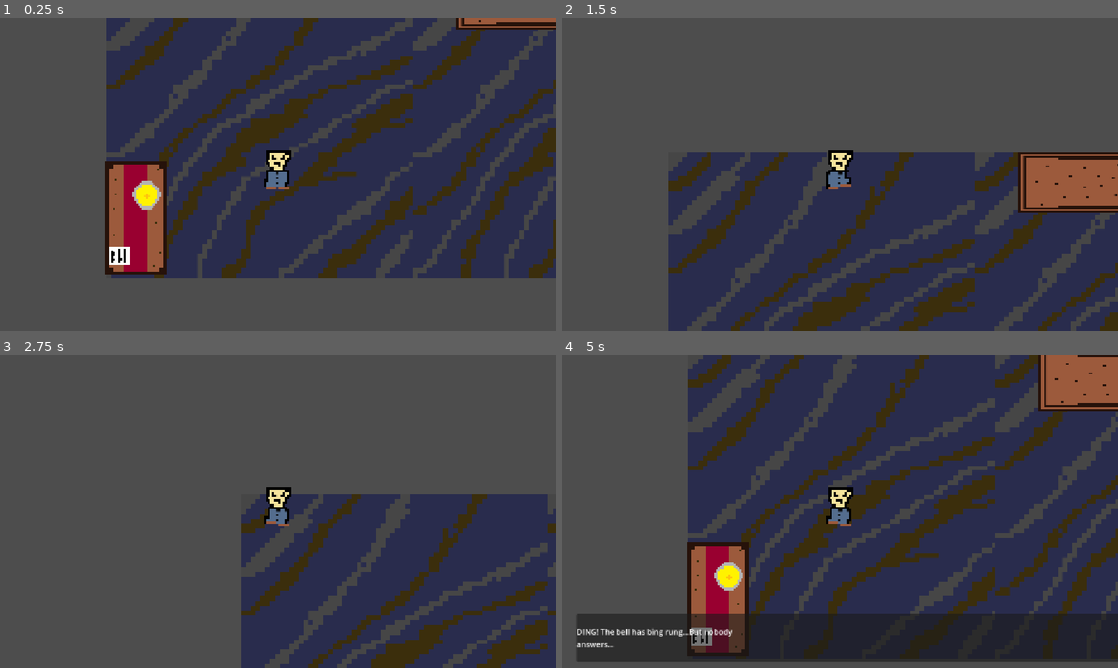
Above: before the commit, frames 1-4 (two rows, left to right).
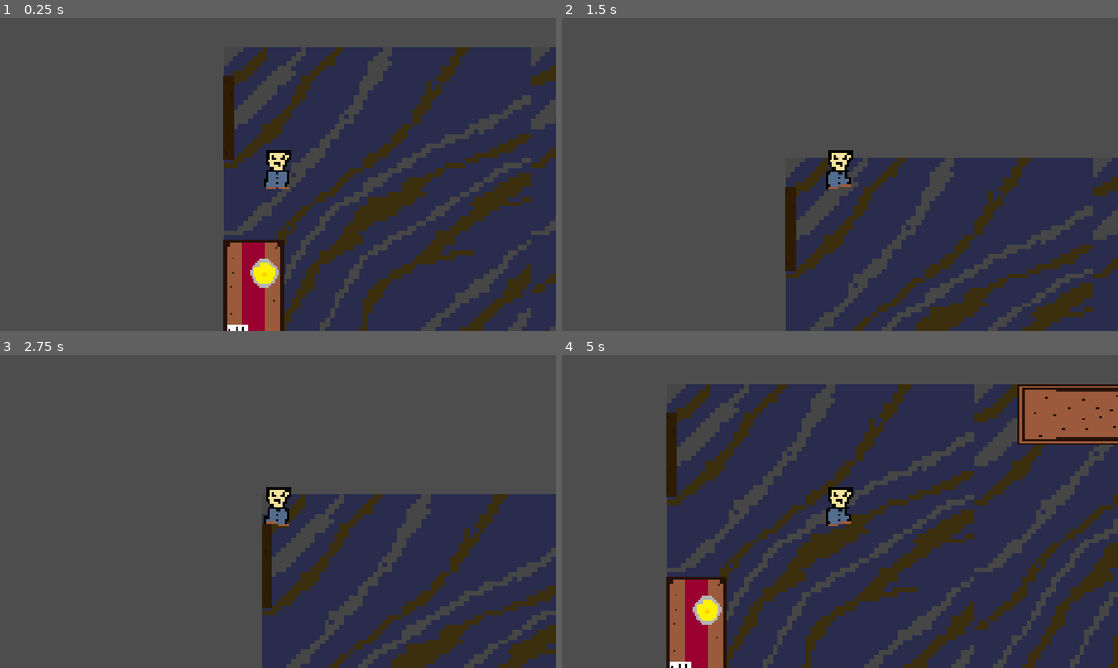
Above: after the commit, the same moments.

Repository: szilveszterbiro7/week3
Game: Godot game, scene res://Scenes/room_1.tscn
Two runs of this game, one before a commit and one after it. Both use one fixed random seed, a clock stepped at 60 frames per second and the inputs below.
Inputs (mouse positions are in pixels of both pictures, inside the frame that each line leads up to):
- Up to frame 1 (0.25 s): no input
- Up to frame 2 (1.5 s): tap Enter at 0.5 s; move the mouse to (812, 237) at 0.52 s; hold E (interact) 0.53-1.28 s; hold W (up) from 0.53 s (still down); click (812, 237) at 0.67 s; move the mouse to (1006, 221) at 1.27 s; tap E (interact) at 1.35 s
- Up to frame 3 (2.75 s): move the mouse to (111, 464) at 2.02 s; release W (up) at 2.03 s; hold A (left) from 2.03 s (still down); hold E (interact) from 2.03 s (still down); tap Alt at 2.1 s
- Up to frame 4 (5 s): move the mouse to (867, 511) at 2.77 s; release E (interact) at 2.78 s; tap Shift at 2.85 s; click (867, 511) at 2.92 s; tap E (interact) at 3.05, 4.35 s; move the mouse to (756, 433) at 3.52 s; release A (left) at 3.53 s; hold S (down) 3.53-4.28 s; hold E (interact) 3.53-4.28 s; move the mouse to (962, 495) at 4.27 s; hold D (right) from 4.28 s (still down)

The runs differ from the first frame. In frame 1, 49% of the frame differs, in the area x 18-100%, y 0-100%; in frame 2, 27%; in frame 3, 16%; in frame 4, 50%, in the area x 2-100%, y 0-100%.

Commit message:
Added functional doors, a new room and usable key

Diff:
--- a/Scenes/bell.gd
+++ b/Scenes/bell.gd
@@ -2,15 +2,14 @@
 
 
 var player_nearby=false
-var bell_ring=false
 
 @onready var dialogue_manager=get_node("/root/Room1/CanvasLayer")
 
 func _process(_delta):
 	if player_nearby and not dialogue_manager.dialogue_active:
 		if Input.is_action_just_pressed("interact"):
-			if not bell_ring:
-				bell_ring=true
+			if not GameManager.bell_rung:
+				GameManager.bell_rung=true
 				dialogue_manager.show_dialogue("DING! The bell has bing rung...But nobody answers...")
 			else:
 				dialogue_manager.show_dialogue("You have already rung the bell.")
--- /dev/null
+++ b/Scenes/corridor.tscn
@@ -0,0 +1,86 @@
+[gd_scene format=3 uid="uid://dynywisn164nm"]
+
+[ext_resource type="Texture2D" uid="uid://cbhdox2hdakrl" path="res://assets/Corridor.png" id="1_xpux2"]
+[ext_resource type="PackedScene" uid="uid://b3f37gv756mx" path="res://Scenes/player.tscn" id="2_2vq4e"]
+[ext_resource type="Script" uid="uid://b381ef8xfl7bo" path="res://Scenes/door_back.gd" id="3_ur0cb"]
+[ext_resource type="Texture2D" uid="uid://0gr6obs6gadu" path="res://assets/Door1.png" id="4_qu0ax"]
+[ext_resource type="Texture2D" uid="uid://dvrek6a887rnb" path="res://assets/Room6Door.png" id="5_qu0ax"]
+[ext_resource type="Script" uid="uid://bn035so6yyuj6" path="res://Scenes/room_6_door.gd" id="5_vcl1g"]
+[ext_resource type="PackedScene" uid="uid://c00xprf463ypd" path="res://Scenes/dialogue_ui.tscn" id="7_uo6lr"]
+
+[sub_resource type="SegmentShape2D" id="SegmentShape2D_ce5me"]
+a = Vector2(216, 889)
+b = Vector2(214, -97)
+
+[sub_resource type="SegmentShape2D" id="SegmentShape2D_2tox5"]
+a = Vector2(748, -2)
+b = Vector2(-40, -4)
+
+[sub_resource type="RectangleShape2D" id="RectangleShape2D_ce5me"]
+size = Vector2(181, 43.5)
+
+[sub_resource type="RectangleShape2D" id="RectangleShape2D_2tox5"]
+size = Vector2(194, 53)
+
+[node name="Corridor" type="Node2D" unique_id=1120873518]
+
+[node name="Floor" type="Sprite2D" parent="." unique_id=2002235301]
+position = Vector2(341, 406)
+scale = Vector2(0.43229166, 0.7074653)
+texture = ExtResource("1_xpux2")
+
+[node name="Player" parent="." unique_id=2025846468 instance=ExtResource("2_2vq4e")]
+position = Vector2(341, 730)
+
+[node name="StaticBody2D" type="StaticBody2D" parent="." unique_id=1575676015]
+
+[node name="Wall" type="CollisionShape2D" parent="StaticBody2D" unique_id=1481035334]
+shape = SubResource("SegmentShape2D_ce5me")
+
+[node name="StaticBody2D2" type="StaticBody2D" parent="." unique_id=1357432585]
+
+[node name="Wall2" type="CollisionShape2D" parent="StaticBody2D2" unique_id=335209892]
+position = Vector2(254, 2)
+shape = SubResource("SegmentShape2D_ce5me")
+
+[node name="StaticBody2D3" type="StaticBody2D" parent="." unique_id=85125190]
+
+[node name="Wall4" type="CollisionShape2D" parent="StaticBody2D3" unique_id=585764611]
+shape = SubResource("SegmentShape2D_2tox5")
+
+[node name="StaticBody2D4" type="StaticBody2D" parent="." unique_id=1648973188]
+
+[node name="Wall5" type="CollisionShape2D" parent="StaticBody2D4" unique_id=1902847568]
+position = Vector2(-23, 821)
+shape = SubResource("SegmentShape2D_2tox5")
+
+[node name="DoorBack" type="Area2D" parent="." unique_id=1263679543]
+script = ExtResource("3_ur0cb")
+
+[node name="CollisionShape2D" type="CollisionShape2D" parent="DoorBack" unique_id=845616752]
+position = Vector2(339.5, 793.75)
+shape = SubResource("RectangleShape2D_ce5me")
+
+[node name="Sprite2D" type="Sprite2D" parent="DoorBack" unique_id=860345440]
+position = Vector2(338.875, 807)
+scale = Vector2(0.85156244, 0.059374884)
+texture = ExtResource("4_qu0ax")
+
+[node name="Room6Door" type="Area2D" parent="." unique_id=1831075659]
+script = ExtResource("5_vcl1g")
+
+[node name="Sprite2D" type="Sprite2D" parent="Room6Door" unique_id=1605838113]
+position = Vector2(340, -120.99999)
+scale = Vector2(0.58124995, 0.37187502)
+texture = ExtResource("5_qu0ax")
+
+[node name="CollisionShape2D" type="CollisionShape2D" parent="Room6Door" unique_id=1725543542]
+position = Vector2(340, 26.5)
+shape = SubResource("RectangleShape2D_2tox5")
+
+[node name="CanvasLayer" parent="." unique_id=239972829 instance=ExtResource("7_uo6lr")]
+
+[connection signal="body_entered" from="DoorBack" to="DoorBack" method="_on_body_entered"]
+[connection signal="body_exited" from="DoorBack" to="DoorBack" method="_on_body_exited"]
+[connection signal="body_entered" from="Room6Door" to="Room6Door" method="_on_body_entered"]
+[connection signal="body_exited" from="Room6Door" to="Room6Door" method="_on_body_exited"]
--- /dev/null
+++ b/Scenes/dialogue_ui.tscn
@@ -0,0 +1,31 @@
+[gd_scene format=3 uid="uid://c00xprf463ypd"]
+
+[ext_resource type="Script" uid="uid://dv3pbae5mciri" path="res://Scenes/dialouge.gd" id="1_q8n66"]
+
+[node name="CanvasLayer" type="CanvasLayer" unique_id=239972829]
+script = ExtResource("1_q8n66")
+
+[node name="Panel" type="Panel" parent="." unique_id=1588313097]
+custom_minimum_size = Vector2(400, 100)
+anchors_preset = 12
+anchor_top = 1.0
+anchor_right = 1.0
+anchor_bottom = 1.0
+offset_left = 30.0
+offset_top = -112.0
+offset_right = 30.0
+offset_bottom = -12.0
+grow_horizontal = 2
+grow_vertical = 0
+
+[node name="MarginContainer" type="MarginContainer" parent="Panel" unique_id=1141275124]
+layout_mode = 0
+offset_right = 40.0
+offset_bottom = 40.0
+
+[node name="Label" type="Label" parent="Panel/MarginContainer" unique_id=188911510]
+custom_minimum_size = Vector2(400, 100)
+layout_mode = 2
+text = "Table text1"
+vertical_alignment = 1
+autowrap_mode = 3
--- /dev/null
+++ b/Scenes/door.gd
@@ -0,0 +1,17 @@
+extends Area2D
+
+
+var player_nearby=false
+
+@onready var dialogue_manager=get_node("/root/Room1/CanvasLayer")
+
+func _process(_delta):
+	if player_nearby and not dialogue_manager.dialogue_active:
+		if Input.is_action_just_pressed("interact"):
+			get_tree().change_scene_to_file("res://Scenes/corridor.tscn")
+func _on_body_entered(body: Node2D) -> void:
+	if body.name=="Player":
+		player_nearby=true
+func _on_body_exited(body: Node2D) -> void:
+	if body.name=="Player":
+		player_nearby=false
--- /dev/null
+++ b/Scenes/door_back.gd
@@ -0,0 +1,14 @@
+extends Area2D
+
+
+var player_nearby=false
+
+func _process(_delta):
+	if player_nearby and Input.is_action_just_pressed("interact"):
+		get_tree().change_scene_to_file("res://Scenes/room_1.tscn")
+func _on_body_entered(body):
+	if body.name=="Player":
+		player_nearby=true
+func _on_body_exited(body):
+	if body.name=="Player":
+		player_nearby=false
--- a/Scenes/interactable.gd
+++ b/Scenes/interactable.gd
@@ -4,13 +4,12 @@
 var player_nearby=false
 
 @onready var dialogue_manager=get_node("/root/Room1/CanvasLayer")
-@onready var bell=get_node("/root/Room1/Bell")
 @onready var inspection=get_node("/root/Room1/Tabletop")
 
 func _process(_delta):
 	if player_nearby and not dialogue_manager.dialogue_active and not inspection.inspect_active:
 		if Input.is_action_just_pressed("interact"):
-			if bell.bell_ring:
+			if GameManager.bell_rung:
 				inspection.open_inspection()
 			else:
 				dialogue_manager.show_dialogue("I should ring the reception bell first.\nPress E to exit.")
--- a/Scenes/player.gd
+++ b/Scenes/player.gd
@@ -6,12 +6,13 @@
 @onready var animated_sprite = $AnimatedSprite2D
 
 var move_direction:  Vector2=Vector2.ZERO
+var tabletop = get_node_or_null("../Tabletop")
 
 func _physics_process(_delta: float) -> void:
 	movement_loop()
 
 func movement_loop() -> void:
-	if get_node("/root/Room1/Tabletop").inspect_active:
+	if tabletop!=null and tabletop.inspect_active:
 		velocity=Vector2.ZERO
 		move_and_slide()
 		return
--- a/Scenes/room_1.tscn
+++ b/Scenes/room_1.tscn
@@ -4,12 +4,14 @@
 [ext_resource type="Texture2D" uid="uid://bwpscbt4kh5sq" path="res://assets/Floor2.png" id="2_m8co2"]
 [ext_resource type="Script" uid="uid://uiy6hvclf6qd" path="res://Scenes/interactable.gd" id="3_isvj2"]
 [ext_resource type="Texture2D" uid="uid://2glt334yx325" path="res://assets/table.png" id="4_uu0ng"]
-[ext_resource type="Script" uid="uid://dv3pbae5mciri" path="res://Scenes/dialouge.gd" id="5_uu0ng"]
+[ext_resource type="PackedScene" uid="uid://c00xprf463ypd" path="res://Scenes/dialogue_ui.tscn" id="5_le3mp"]
 [ext_resource type="Texture2D" uid="uid://cb3myih8xi3jx" path="res://assets/reception.png" id="6_gn78r"]
 [ext_resource type="Script" uid="uid://c34ywk2au2win" path="res://Scenes/bell.gd" id="7_vxiu1"]
 [ext_resource type="Texture2D" uid="uid://d3e703tghr2i1" path="res://assets/Bell.png" id="8_xf8eb"]
 [ext_resource type="Script" uid="uid://dysebp4hkdkcl" path="res://Scenes/table_inspect.gd" id="9_8ybfm"]
 [ext_resource type="Texture2D" uid="uid://b3pa7wi4gs8nj" path="res://assets/Tabletop.png" id="9_xf8eb"]
+[ext_resource type="Script" uid="uid://ddjm8sxvqq423" path="res://Scenes/door.gd" id="11_le3mp"]
+[ext_resource type="Texture2D" uid="uid://0gr6obs6gadu" path="res://assets/Door1.png" id="11_rxny8"]
 
 [sub_resource type="SegmentShape2D" id="SegmentShape2D_0gevy"]
 a = Vector2(-13, 1121)
@@ -34,11 +36,14 @@
 [sub_resource type="StyleBoxFlat" id="StyleBoxFlat_ce5me"]
 bg_color = Color(1, 1, 0.8980392, 1)
 
+[sub_resource type="RectangleShape2D" id="RectangleShape2D_x6n8h"]
+size = Vector2(46.5, 182)
+
 [node name="Room1" type="Node2D" unique_id=2094689066]
 position = Vector2(-286, -410)
 
 [node name="Player" parent="." unique_id=2025846468 instance=ExtResource("1_0gevy")]
-position = Vector2(601, 861)
+position = Vector2(357, 699)
 
 [node name="StaticBody2D" type="StaticBody2D" parent="." unique_id=1108526331]
 position = Vector2(-209, 283)
@@ -98,33 +103,7 @@
 position = Vector2(1152, 506)
 shape = SubResource("RectangleShape2D_2tox5")
 
-[node name="CanvasLayer" type="CanvasLayer" parent="." unique_id=1721621553]
-script = ExtResource("5_uu0ng")
-
-[node name="Panel" type="Panel" parent="CanvasLayer" unique_id=907628410]
-custom_minimum_size = Vector2(400, 100)
-anchors_preset = 12
-anchor_top = 1.0
-anchor_right = 1.0
-anchor_bottom = 1.0
-offset_left = 30.0
-offset_top = -112.0
-offset_right = 30.0
-offset_bottom = -12.0
-grow_horizontal = 2
-grow_vertical = 0
-
-[node name="MarginContainer" type="MarginContainer" parent="CanvasLayer/Panel" unique_id=1611913073]
-layout_mode = 0
-offset_right = 40.0
-offset_bottom = 40.0
-
-[node name="Label" type="Label" parent="CanvasLayer/Panel/MarginContainer" unique_id=1137347143]
-custom_minimum_size = Vector2(400, 100)
-layout_mode = 2
-text = "Table text1"
-vertical_alignment = 1
-autowrap_mode = 3
+[node name="CanvasLayer" parent="." unique_id=239972829 instance=ExtResource("5_le3mp")]
 
 [node name="Reception bell" type="StaticBody2D" parent="." unique_id=1700268965]
 position = Vector2(-66, 341)
@@ -155,10 +134,10 @@
 script = ExtResource("9_8ybfm")
 
 [node name="Background" type="TextureRect" parent="Tabletop" unique_id=646612380]
-offset_left = 53.0
-offset_top = 65.0
-offset_right = 1109.0
-offset_bottom = 595.0
+offset_left = 80.0
+offset_top = 67.0
+offset_right = 1136.0
+offset_bottom = 597.0
 texture = ExtResource("9_xf8eb")
 expand_mode = 1
 
@@ -222,7 +201,21 @@
 offset_bottom = 233.0
 text = "CARETAKER'S KEY"
 
+[node name="Door" type="Area2D" parent="." unique_id=313676862]
+script = ExtResource("11_le3mp")
+
+[node name="Sprite2D" type="Sprite2D" parent="Door" unique_id=924384433]
+position = Vector2(255, 582.5)
+scale = Vector2(0.13750002, 0.540625)
+texture = ExtResource("11_rxny8")
+
+[node name="CollisionShape2D" type="CollisionShape2D" parent="Door" unique_id=150309582]
+position = Vector2(267.75, 586)
+shape = SubResource("RectangleShape2D_x6n8h")
+
 [connection signal="body_entered" from="Table" to="Table" method="_on_body_entered"]
 [connection signal="body_exited" from="Table" to="Table" method="_on_body_exited"]
 [connection signal="body_entered" from="Bell" to="Bell" method="_on_body_entered"]
 [connection signal="body_exited" from="Bell" to="Bell" method="_on_body_exited"]
+[connection signal="body_entered" from="Door" to="Door" method="_on_body_entered"]
+[connection signal="body_exited" from="Door" to="Door" method="_on_body_exited"]
--- /dev/null
+++ b/Scenes/room_6.tscn
@@ -0,0 +1,71 @@
+[gd_scene format=3 uid="uid://dy82gv0163pbp"]
+
+[ext_resource type="Texture2D" uid="uid://dk1ywfum780dk" path="res://assets/Room6Floor.png" id="1_gtmx0"]
+[ext_resource type="PackedScene" uid="uid://b3f37gv756mx" path="res://Scenes/player.tscn" id="2_snmim"]
+[ext_resource type="Texture2D" uid="uid://duu7hp65sryqb" path="res://assets/Door2.png" id="3_snmim"]
+[ext_resource type="Script" uid="uid://d1d6io2yhcweq" path="res://Scenes/room_6_exit.gd" id="3_ulsef"]
+
+[sub_resource type="SegmentShape2D" id="SegmentShape2D_ce5me"]
+a = Vector2(-1, 703)
+b = Vector2(1, -138)
+
+[sub_resource type="SegmentShape2D" id="SegmentShape2D_2tox5"]
+a = Vector2(1430, 1)
+b = Vector2(-177, 4)
+
+[sub_resource type="RectangleShape2D" id="RectangleShape2D_ce5me"]
+size = Vector2(240, 59)
+
+[node name="Room6" type="Node2D" unique_id=105830556]
+
+[node name="Floor" type="Sprite2D" parent="." unique_id=800125418]
+position = Vector2(310.75, 290.25003)
+scale = Vector2(0.48164064, 0.45117188)
+texture = ExtResource("1_gtmx0")
+
+[node name="Floor2" type="Sprite2D" parent="." unique_id=1279058766]
+position = Vector2(926.99994, 291)
+scale = Vector2(0.48164064, 0.45117188)
+texture = ExtResource("1_gtmx0")
+
+[node name="Player" parent="." unique_id=2025846468 instance=ExtResource("2_snmim")]
+position = Vector2(625, 463)
+
+[node name="StaticBody2D" type="StaticBody2D" parent="." unique_id=1802283717]
+
+[node name="CollisionShape2D" type="CollisionShape2D" parent="StaticBody2D" unique_id=499528566]
+position = Vector2(3, 0)
+shape = SubResource("SegmentShape2D_ce5me")
+
+[node name="StaticBody2D2" type="StaticBody2D" parent="." unique_id=1053459529]
+
+[node name="CollisionShape2D" type="CollisionShape2D" parent="StaticBody2D2" unique_id=1012525199]
+position = Vector2(1235, 16)
+shape = SubResource("SegmentShape2D_ce5me")
+
+[node name="StaticBody2D3" type="StaticBody2D" parent="." unique_id=824623389]
+
+[node name="CollisionShape2D" type="CollisionShape2D" parent="StaticBody2D3" unique_id=760182568]
+position = Vector2(0, 1)
+shape = SubResource("SegmentShape2D_2tox5")
+
+[node name="StaticBody2D4" type="StaticBody2D" parent="." unique_id=1409146422]
+
+[node name="CollisionShape2D" type="CollisionShape2D" parent="StaticBody2D4" unique_id=1716592246]
+position = Vector2(0, 577)
+shape = SubResource("SegmentShape2D_2tox5")
+
+[node name="Room6Exit" type="Area2D" parent="." unique_id=1512790794]
+script = ExtResource("3_ulsef")
+
+[node name="Sprite2D" type="Sprite2D" parent="Room6Exit" unique_id=155250929]
+position = Vector2(620.25, 563)
+scale = Vector2(0.31178975, 0.09090911)
+texture = ExtResource("3_snmim")
+
+[node name="CollisionShape2D" type="CollisionShape2D" parent="Room6Exit" unique_id=687735431]
+position = Vector2(621, 549.5)
+shape = SubResource("RectangleShape2D_ce5me")
+
+[connection signal="body_entered" from="Room6Exit" to="Room6Exit" method="_on_body_entered"]
+[connection signal="body_exited" from="Room6Exit" to="Room6Exit" method="_on_body_exited"]
--- /dev/null
+++ b/Scenes/room_6_door.gd
@@ -0,0 +1,20 @@
+extends Area2D
+
+
+@onready var dialogue_manager=get_node("../CanvasLayer")
+
+var player_nearby=false
+
+func _process(_delta):
+	if player_nearby and not dialogue_manager.dialogue_active:
+		if Input.is_action_just_pressed("interact"):
+			if GameManager.has_key:
+				get_tree().change_scene_to_file("res://Scenes/room_6.tscn")
+			else:
+				dialogue_manager.show_dialogue("The door is locked...")
+func _on_body_entered(body):
+	if body.name=="Player":
+		player_nearby=true
+func _on_body_exited(body):
+	if body.name=="Player":
+		player_nearby=false
--- /dev/null
+++ b/Scenes/room_6_exit.gd
@@ -0,0 +1,14 @@
+extends Area2D
+
+
+var player_nearby=false
+
+func _process(_delta):
+	if player_nearby and Input.is_action_just_pressed("interact"):
+		get_tree().change_scene_to_file("res://Scenes/corridor.tscn")
+func _on_body_entered(body):
+	if body.name=="Player":
+		player_nearby=true
+func _on_body_exited(body):
+	if body.name=="Player":
+		player_nearby=false
--- a/Scenes/table_inspect.gd
+++ b/Scenes/table_inspect.gd
@@ -7,7 +7,6 @@
 @onready var paper=$Paper
 @onready var letter=$Letter
 @onready var letter_close=$Letter/LetterClose
-@onready var keyr=false
 @onready var key=$Key
 @onready var dialogue_manager=("/root/Room1/Canvaslayer")
 
@@ -23,7 +22,7 @@
 func open_inspection():
 	show()
 	inspect_active=true
-	if keyr:
+	if GameManager.has_key:
 		key.hide()
 func close_inspection():
 	letter.hide()
@@ -40,8 +39,8 @@
 func close_letter():
 	letter.hide()
 func collect_key():
-	if not keyr:
-		keyr=true
+	if not GameManager.has_key:
+		GameManager.has_key=true
 		key.hide()
 		close_inspection()
 		print("You picked up the caretakers key")
--- /dev/null
+++ b/Scripts/game_manager.gd
@@ -0,0 +1,4 @@
+extends Node
+
+var has_key=false
+var bell_rung=false
--- a/project.godot
+++ b/project.godot
@@ -14,6 +14,10 @@
 run/main_scene="uid://dda7rumat4ksr"
 config/features=PackedStringArray("4.7", "GL Compatibility")
 config/icon="res://icon.svg"
+
+[autoload]
+
+GameManager="*uid://cjhmq5epxoukl"
 
 [display]
 
Not shown, added: Scenes/door.gd.uid
Not shown, added: Scenes/door_back.gd.uid
Not shown, added: Scenes/room_6_door.gd.uid
Not shown, added: Scenes/room_6_exit.gd.uid
Not shown, added: Scripts/game_manager.gd.uid
Binary file added: assets/Door1.png
Not shown, added: assets/Door1.png.import
Binary file added: assets/Door2.png
Not shown, added: assets/Door2.png.import
Binary file added: assets/Room6Door.png
Not shown, added: assets/Room6Door.png.import
Binary file added: assets/Room6Floor.png
(and 1 more such lines)
